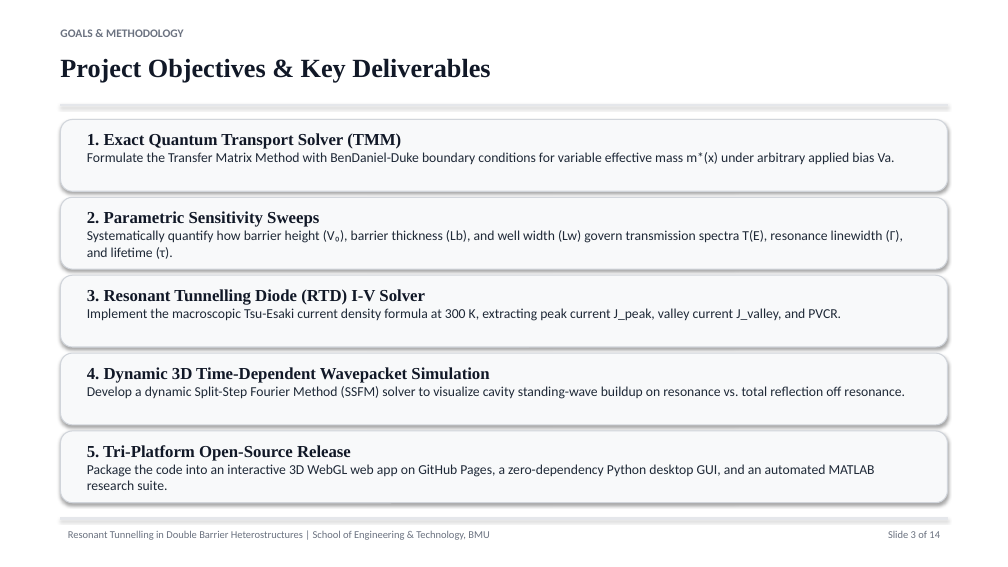
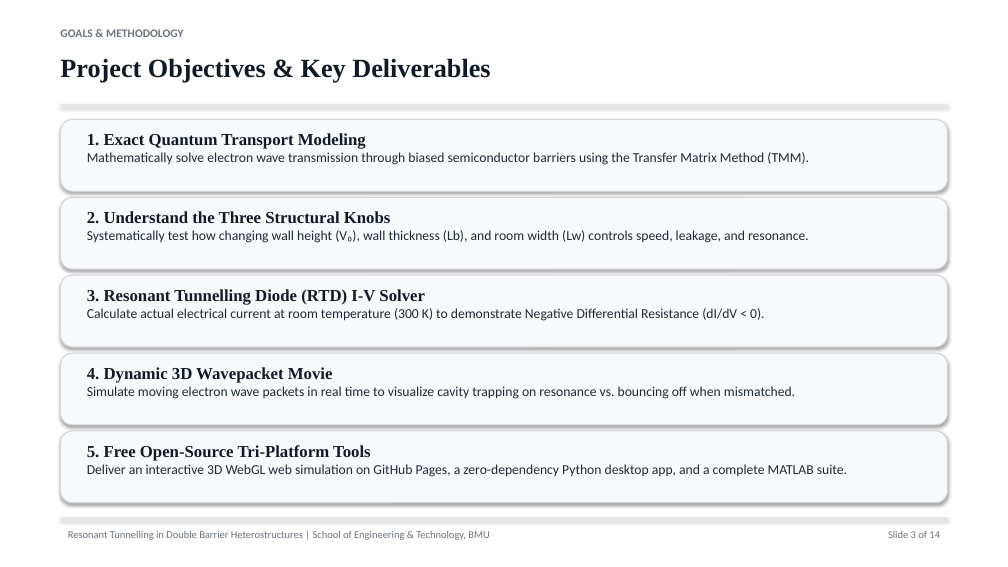
Before and after one commit to Anantgoel2005/double-barrier-simulation, a slide deck: slide 3 of Resonant_Tunnelling_Presentation.pptx. Drawn at 1008x567 pixels with LibreOffice and Linux fonts; fonts in the diff are those of the drawing. Boxes give left, top, right and bottom in pixels: in the first picture for what was removed or moved away, otherwise in the second. Text is boxed around its words. In the diff, an @@ line names an element or a change of style, - is before the commit and + after.

```diff
--- a/Resonant_Tunnelling_Presentation.pptx
+++ b/Resonant_Tunnelling_Presentation.pptx
@@ text at [87,133,809,165]: text changed @@
-1. Exact Quantum Transport Solver (TMM)
-Formulate the Transfer Matrix Method with BenDaniel-Duke boundary conditions for variable effective mass m*(x) under arbitrary applied bias Va.
+1. Exact Quantum Transport Modeling
+Mathematically solve electron wave transmission through biased semiconductor barriers using the Transfer Matrix Method (TMM).
@@ text at [87,211,809,243]: text changed @@
-2. Parametric Sensitivity Sweeps
-Systematically quantify how barrier height (V₀), barrier thickness (Lb), and well width (Lw) govern transmission spectra T(E), resonance linewidth (Γ), and lifetime (τ).
+2. Understand the Three Structural Knobs
+Systematically test how changing wall height (V₀), wall thickness (Lb), and room width (Lw) controls speed, leakage, and resonance.
@@ text at [87,308,764,321]: text changed @@
-Implement the macroscopic Tsu-Esaki current density formula at 300 K, extracting peak current J_peak, valley current J_valley, and PVCR.
+Calculate actual electrical current at room temperature (300 K) to demonstrate Negative Differential Resistance (dI/dV < 0).
@@ text at [87,367,795,399]: text changed @@
-4. Dynamic 3D Time-Dependent Wavepacket Simulation
-Develop a dynamic Split-Step Fourier Method (SSFM) solver to visualize cavity standing-wave buildup on resonance vs. total reflection off resonance.
+4. Dynamic 3D Wavepacket Movie
+Simulate moving electron wave packets in real time to visualize cavity trapping on resonance vs. bouncing off when mismatched.
@@ text at [87,445,847,477]: text changed @@
-5. Tri-Platform Open-Source Release
-Package the code into an interactive 3D WebGL web app on GitHub Pages, a zero-dependency Python desktop GUI, and an automated MATLAB research suite.
+5. Free Open-Source Tri-Platform Tools
+Deliver an interactive 3D WebGL web simulation on GitHub Pages, a zero-dependency Python desktop app, and a complete MATLAB suite.
```
Also in this commit, not shown: 12 other slides changed, 5 other files.
